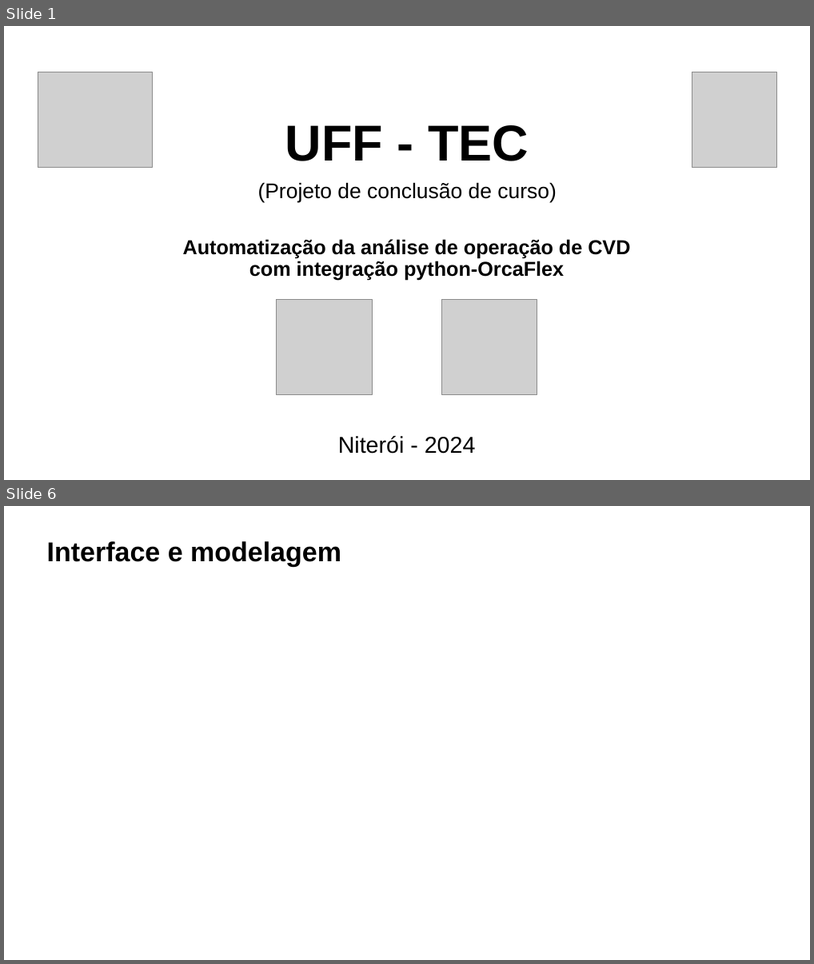
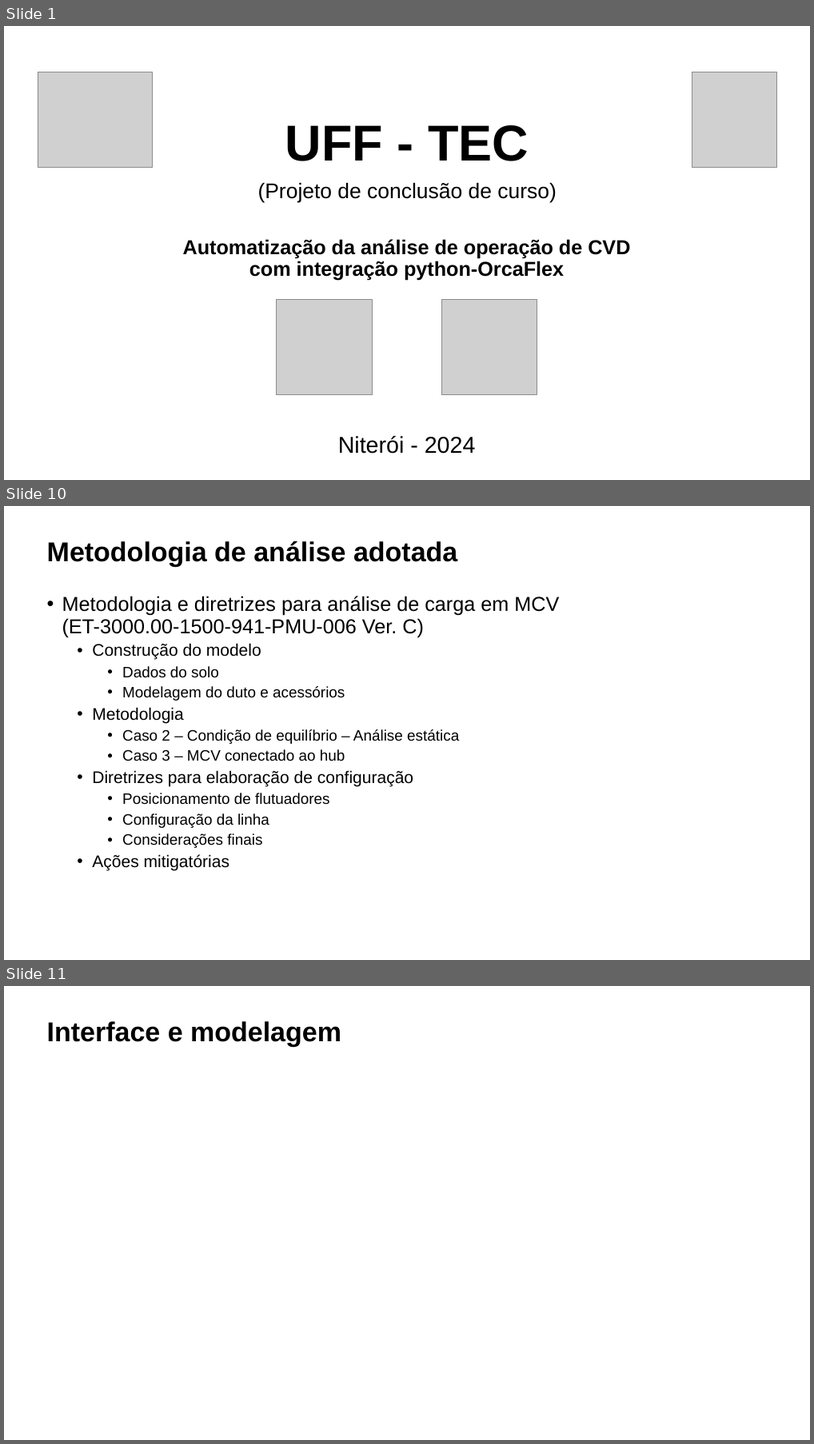
Before and after one commit to LandieTW/tcc, a slide deck: project/4-presentation/TCC - Daniel Teixeira Wanderley-WSMJ09P90N.pptx. Shown one above the other, each under a label of ours: slides 1 and 6 before the commit, slides 1, 10 and 11 after it; the slides between them are not shown. The pictures are 814x964 and 814x1444 pixels, drawn with LibreOffice and Linux fonts; fonts in the diff are those of the drawing; grey boxes stand for pictures. Boxes give left, top, right and bottom in pixels: in the first picture for what was removed or moved away, otherwise in the second. Text is boxed around its words. In the diff, an @@ line names an element or a change of style, - is before the commit and + after.

```diff
--- a/project/4-presentation/TCC - Daniel Teixeira Wanderley-WSMJ09P90N.pptx
+++ b/project/4-presentation/TCC - Daniel Teixeira Wanderley-WSMJ09P90N.pptx
@@ slide 10 added at (x1=4, y1=506, x2=810, y2=960), background #FFFFFF @@
@@ rectangle added at (x1=5, y1=507, x2=95, y2=524), fill #FFFFFF, outline #FFFFFF 1 pt @@
@@ text added at (x1=47, y1=541, x2=458, y2=566), 32.4 pt, text #000000, bold @@
+Metodologia de análise adotada
@@ text added at (x1=62, y1=596, x2=559, y2=870), 18 pt, text #000000 @@
+• Metodologia e diretrizes para análise de carga em MCV
+  (ET-3000.00-1500-941-PMU-006 Ver. C)
+  • Construção do modelo
+    • Dados do solo
+    • Modelagem do duto e acessórios
+  • Metodologia
+    • Caso 2 – Condição de equilíbrio – Análise estática
+    • Caso 3 – MCV conectado ao hub
+  • Diretrizes para elaboração de configuração
+    • Posicionamento de flutuadores
+    • Configuração da linha
+    • Considerações finais
+  • Ações mitigatórias
@@ what was slide 6 is now slide 11 @@
```
Also in this commit, not shown: 3 slides changed, 6 other slides added, 1 slide removed, 4 other files.
